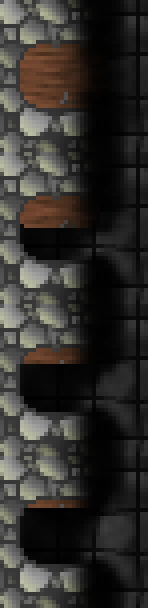
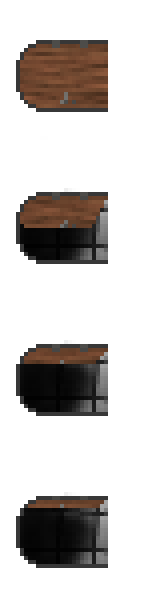
The second 148 x 608 image is a revision of the first. Changes to its layers:
hid "schatten" over box(20, 0, 148, 608)
hid "wand" over box(0, 0, 120, 608)
painted on "schatten #1" over box(0, 140, 112, 608)
painted on "boden" over box(0, 0, 148, 608)
